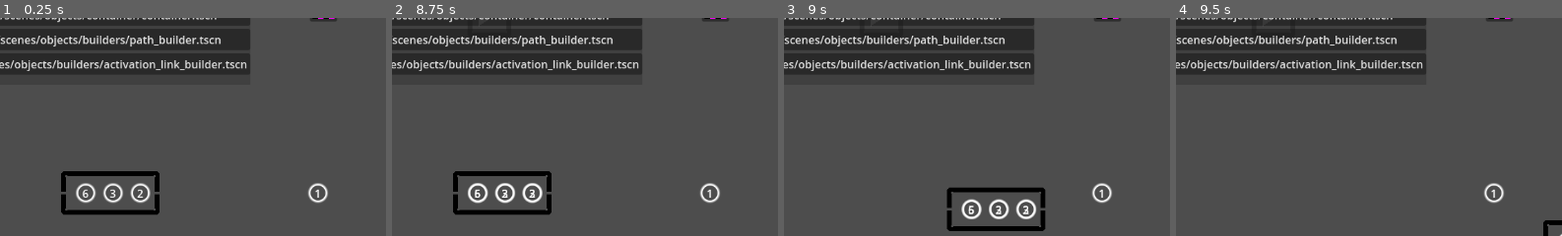
Above: before the commit, frames 1-4 (left to right).
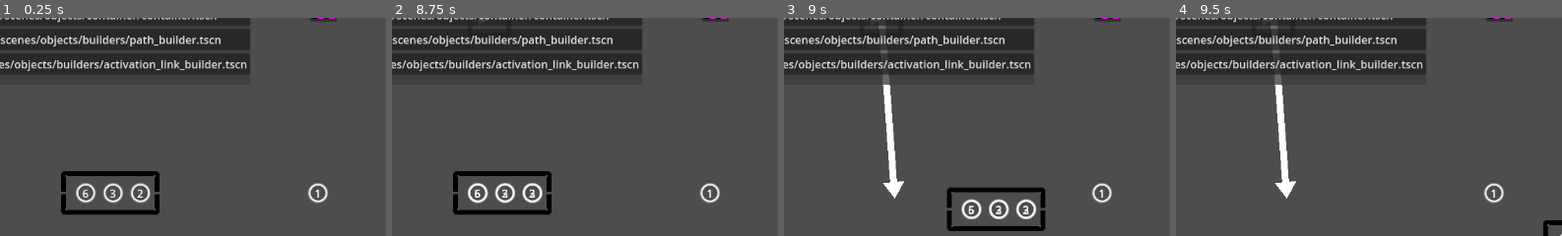
Above: after the commit, the same moments.

Repository: Andre-lucs/algo-lab-game
Game: Godot game, scene res://levels/test_level.tscn
The game is run twice, just before and just after one commit, with the same random seed, the same clock (stepped at 60 frames per second) and the same inputs. This scene is started directly instead of the project's main scene.
Inputs (mouse positions are % of the whole screen's width and height, from its top left):
- Up to frame 1 (0.25 s): no input
- Up to frame 2 (8.75 s): click "res://scenes/objects/containe…" at 0.5 s; click "res://scenes/objects/builders…" at 1.25 s; click "run" at 2 s; click "res://scenes/objects/containe…" at 2.75 s; click "res://scenes/objects/builders…" at 3.5 s; click "run" at 4.25 s; click "res://scenes/objects/containe…" at 5 s; click "res://scenes/objects/builders…" at 5.75 s; click "run" at 6.5 s; drag from (13, 83) to (22, 48) at 7.27 s; click "reset" at 8 s
- Up to frame 3 (9 s): drag from (22, 48) to (62, 59) at 8.77 s
- Up to frame 4 (9.5 s): no input
The pictures show only the part of the screen within x 8-58%, y 8-58%; the shares and areas given below are measured in that part.

Frames 1-2 are identical in both runs. In frame 3, 1.2% of the frame differs, in the area x 24-32%, y 3-83%; in frame 4, 1.2%.

Commit message:
Refactor container and movement nodes: update scene structure for ActivationConn, enhance connection handling in MovementLink, and improve number sending logic in NumberMovement.

Diff:
--- a/scenes/objects/container/container.tscn
+++ b/scenes/objects/container/container.tscn
@@ -113,7 +113,17 @@
 [node name="CollisionShape2D" type="CollisionShape2D" parent="ConnectionArea"]
 shape = SubResource("RectangleShape2D_l2343")
 
-[node name="Activatable" parent="." instance=ExtResource("8_0of0j")]
+[node name="ActivationConn" parent="." node_paths=PackedStringArray("activatable") instance=ExtResource("7_lkqc4")]
+collision_layer = 8
+sticks_to_center = false
+activatable = NodePath("../Activatable")
+
+[node name="CollisionShape2D2" type="CollisionShape2D" parent="ActivationConn"]
+shape = SubResource("RectangleShape2D_l2343")
+
+[node name="Activatable" parent="." node_paths=PackedStringArray("target") instance=ExtResource("8_0of0j")]
+target = NodePath("../NumberMovement")
+trigger_signals = Array[String](["number_sent"])
 base_delay = 0.5
 auto = false
 
--- a/scenes/objects/container/input_container.tscn
+++ b/scenes/objects/container/input_container.tscn
@@ -15,6 +15,3 @@
 
 [node name="NumberMovement" parent="." index="7"]
 receives = false
-
-[node name="InteractionArea2D" parent="." index="8"]
-collision_layer = 2147483648
--- a/scenes/objects/movement/movement_link.gd
+++ b/scenes/objects/movement/movement_link.gd
@@ -129,11 +129,12 @@
 	if not origin_node.number_sent.is_connected(move_number):
 		origin_node.number_sent.connect(move_number)
 	_origin_parent = origin_node.get_parent()
+	if self not in origin_node.output_paths: origin_node.output_paths.append(self)
 
 func _disconnect_origin_node() -> void:
 	if origin_node:
-			if self in origin_node.input_paths:
-					origin_node.input_paths.erase(self)
+			if self in origin_node.output_paths:
+					origin_node.output_paths.erase(self)
 			origin_node = null
 			_origin_parent = null
 
@@ -146,6 +147,7 @@
 			_disconnect_destination_node()
 	destination_node = connection.number_movement
 	_destination_parent = destination_node.get_parent()
+	if self not in destination_node.input_paths: destination_node.input_paths.append(self)
 
 func _disconnect_destination_node() -> void:
 	if destination_node:
--- a/scenes/objects/movement/number_movement.gd
+++ b/scenes/objects/movement/number_movement.gd
@@ -37,6 +37,8 @@
 	parent_moved.emit()
 
 func request_send() -> void:
+	if output_paths.is_empty():
+		return
 	if sends:
 		requesting_move.emit()
 
